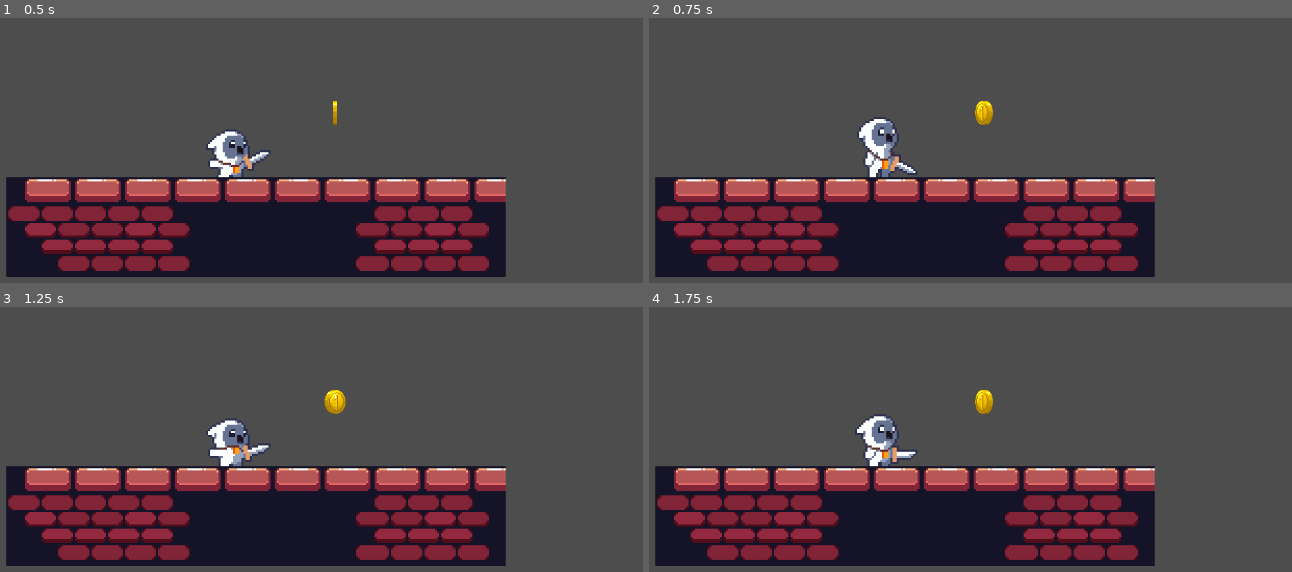
Above: before the commit, frames 1-4 (two rows, left to right).
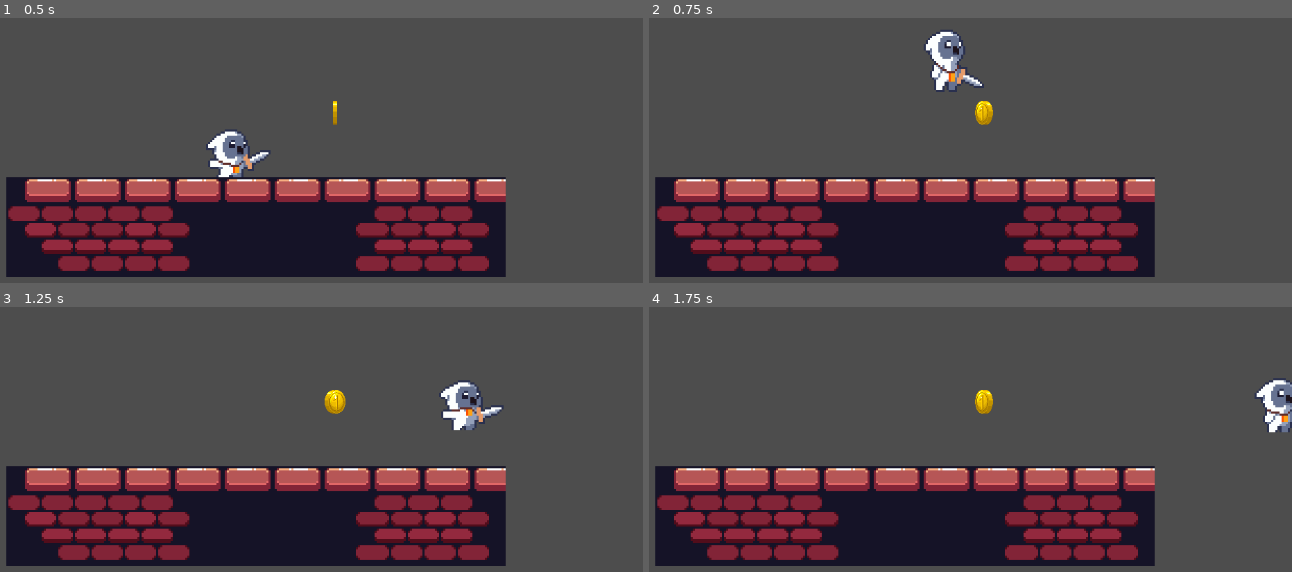
Above: after the commit, the same moments.

Repository: ruohl/agarra-monedas
Game: Godot game, scene res://scenes/niveles/level.tscn
Two runs of this game, one before a commit and one after it. Both use one fixed random seed, a clock stepped at 60 frames per second and the inputs below.
Inputs:
- Up to frame 1 (0.5 s): no input
- Up to frame 2 (0.75 s): hold D (mover_derecha, bound only after the commit) from 0.53 s (still down); hold W (saltar, bound only after the commit) from 0.53 s (still down)
- Up to frame 3 (1.25 s): keep holding D (mover_derecha, bound only after the commit); keep holding W (saltar, bound only after the commit)
- Up to frame 4 (1.75 s): keep holding D (mover_derecha, bound only after the commit); release W (saltar, bound only after the commit) at 1.28 s; tap W (saltar, bound only after the commit) at 1.35, 1.52 s

Frame 1 is identical in both runs. In frame 2, 2.4% of the frame differs, in the area x 32-53%, y 4-61%; in frame 3, 2.1%; in frame 4, 2.0%.

Commit message:
cambios varios

Diff:
--- a/project.godot
+++ b/project.godot
@@ -15,6 +15,28 @@
 config/features=PackedStringArray("4.5", "Forward Plus")
 config/icon="res://icon.svg"
 
+[input]
+
+mover_izquierda={
+"deadzone": 0.2,
+"events": [Object(InputEventKey,"resource_local_to_scene":false,"resource_name":"","device":-1,"window_id":0,"alt_pressed":false,"shift_pressed":false,"ctrl_pressed":false,"meta_pressed":false,"pressed":false,"keycode":0,"physical_keycode":65,"key_label":0,"unicode":97,"location":0,"echo":false,"script":null)
+, Object(InputEventKey,"resource_local_to_scene":false,"resource_name":"","device":-1,"window_id":0,"alt_pressed":false,"shift_pressed":false,"ctrl_pressed":false,"meta_pressed":false,"pressed":false,"keycode":0,"physical_keycode":4194319,"key_label":0,"unicode":0,"location":0,"echo":false,"script":null)
+]
+}
+mover_derecha={
+"deadzone": 0.2,
+"events": [Object(InputEventKey,"resource_local_to_scene":false,"resource_name":"","device":-1,"window_id":0,"alt_pressed":false,"shift_pressed":false,"ctrl_pressed":false,"meta_pressed":false,"pressed":false,"keycode":0,"physical_keycode":68,"key_label":0,"unicode":100,"location":0,"echo":false,"script":null)
+, Object(InputEventKey,"resource_local_to_scene":false,"resource_name":"","device":-1,"window_id":0,"alt_pressed":false,"shift_pressed":false,"ctrl_pressed":false,"meta_pressed":false,"pressed":false,"keycode":0,"physical_keycode":4194321,"key_label":0,"unicode":0,"location":0,"echo":false,"script":null)
+]
+}
+saltar={
+"deadzone": 0.2,
+"events": [Object(InputEventKey,"resource_local_to_scene":false,"resource_name":"","device":-1,"window_id":0,"alt_pressed":false,"shift_pressed":false,"ctrl_pressed":false,"meta_pressed":false,"pressed":false,"keycode":0,"physical_keycode":87,"key_label":0,"unicode":119,"location":0,"echo":false,"script":null)
+, Object(InputEventKey,"resource_local_to_scene":false,"resource_name":"","device":-1,"window_id":0,"alt_pressed":false,"shift_pressed":false,"ctrl_pressed":false,"meta_pressed":false,"pressed":false,"keycode":0,"physical_keycode":4194320,"key_label":0,"unicode":0,"location":0,"echo":false,"script":null)
+, Object(InputEventKey,"resource_local_to_scene":false,"resource_name":"","device":-1,"window_id":0,"alt_pressed":false,"shift_pressed":false,"ctrl_pressed":false,"meta_pressed":false,"pressed":false,"keycode":0,"physical_keycode":32,"key_label":0,"unicode":32,"location":0,"echo":false,"script":null)
+]
+}
+
 [rendering]
 
 textures/canvas_textures/default_texture_filter=0
--- a/scenes/niveles/level.tscn
+++ b/scenes/niveles/level.tscn
@@ -1443,6 +1443,7 @@
 
 [node name="Player" parent="." instance=ExtResource("3_mpstf")]
 position = Vector2(54, 85)
+speed = 100.0
 
 [node name="Camera2D" type="Camera2D" parent="Player"]
 zoom = Vector2(3, 3)
